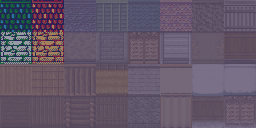
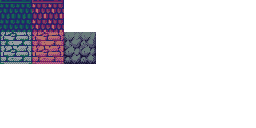
Two versions of the same layered image (w=256, h=128). Layer-by-layer changes:
painted on "Pasted Layer #1" over [0, 0, 96, 64]
hid "Pasted Layer" over [0, 0, 256, 128]
hid "Outside_A3.png" over [0, 0, 256, 128]
